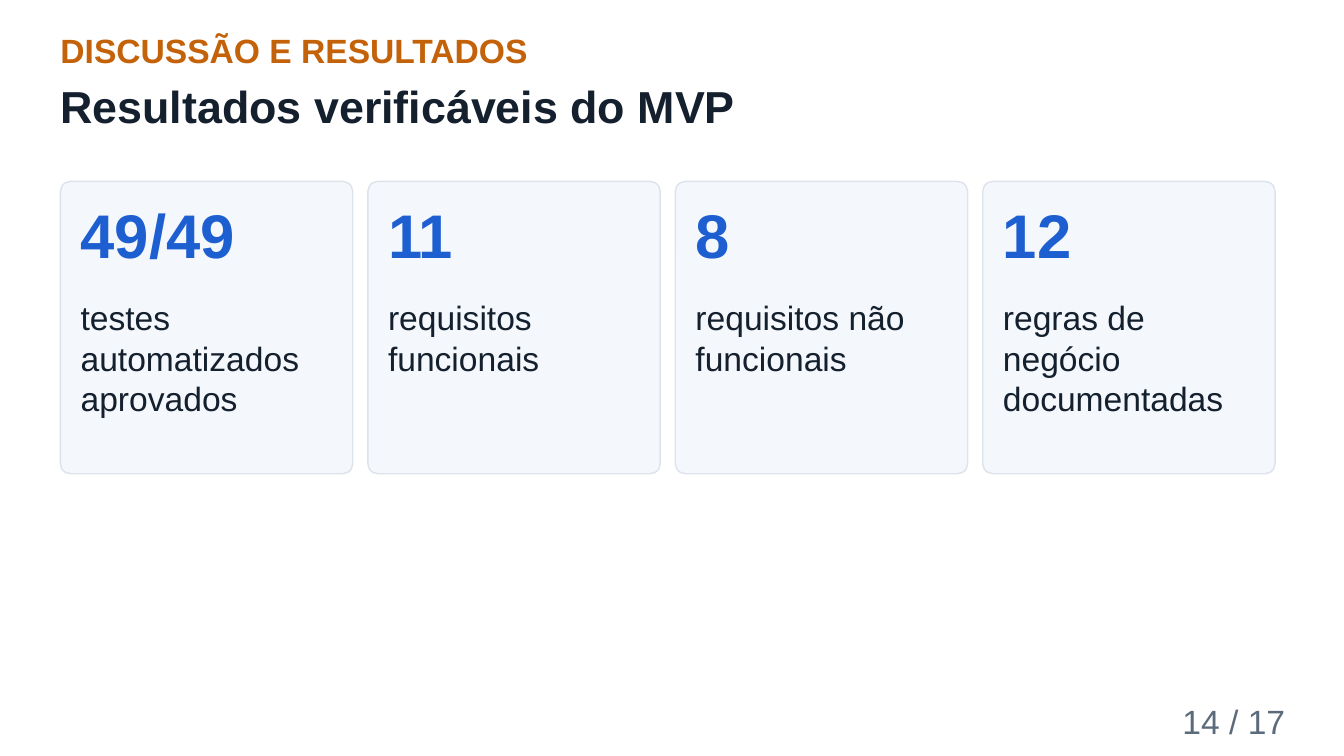
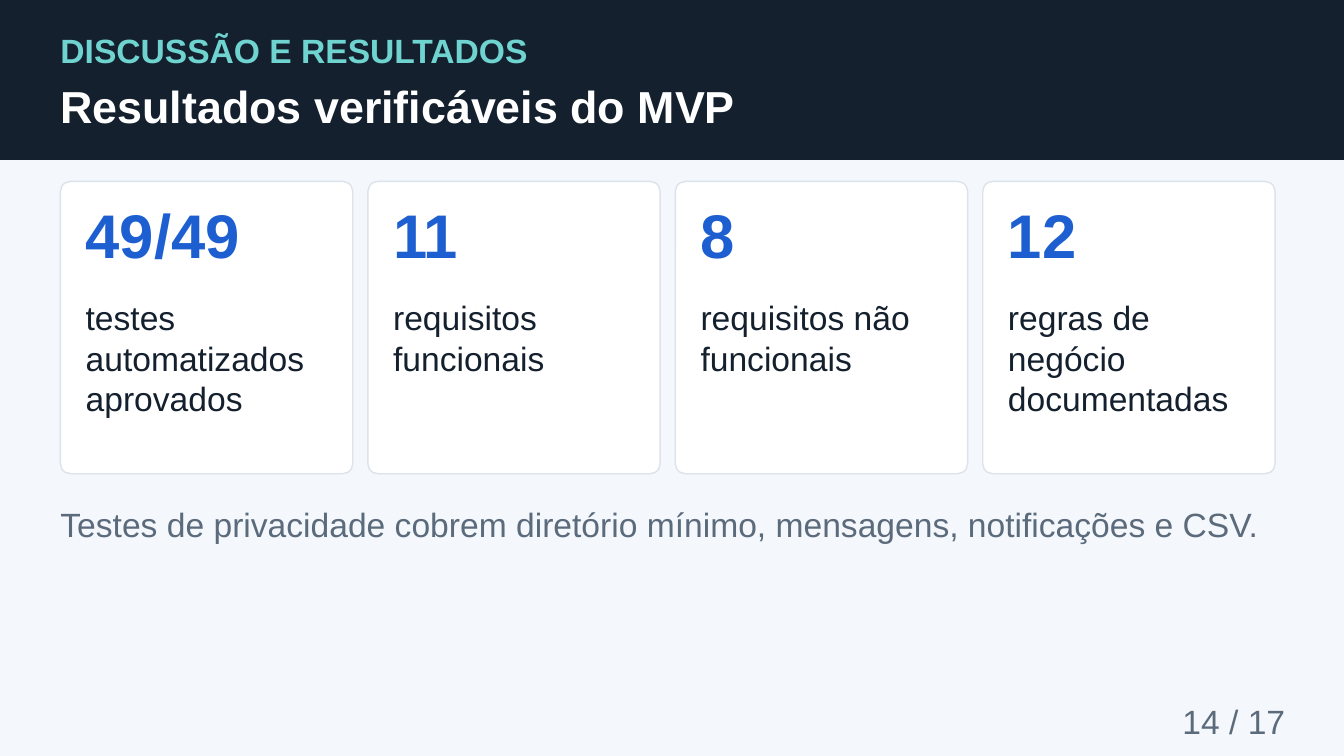
Before and after one commit to richaferreira/Safe_Student, a slide deck: slide 14 of slides/08_Apresentacao_Final_Safe_Student.pptx. Drawn at 1344x756 pixels with LibreOffice and Linux fonts; fonts in the diff are those of the drawing; background and template pictures are left out. Boxes give left, top, right and bottom in pixels: in the first picture for what was removed or moved away, otherwise in the second. Text is boxed around its words. In the diff, an @@ line names an element or a change of style, - is before the commit and + after.

```diff
--- a/slides/08_Apresentacao_Final_Safe_Student.pptx
+++ b/slides/08_Apresentacao_Final_Safe_Student.pptx
@@ background #FFFFFF to picture (left out) @@
@@ rectangle added at (0, 0, 1344, 159), fill #14202E, outline #14202E 1 pt @@
@@ text "DISCUSSÃO E RESULTADOS" at (60, 36, 527, 64): text colour #C4620A to #6FD3D0 @@
@@ text "Resultados verificáveis do MVP" at (60, 90, 735, 124): text colour #14202E to #FFFFFF @@
@@ fill #F4F7FB to #FFFFFF in 4 elements at (368, 181, 660, 474), (676, 181, 968, 474), (983, 181, 1275, 474), (60, 181, 353, 474) @@
@@ 4 texts: place and size @@
-4 texts at (81, 213, 1071, 260)
+4 texts at (86, 213, 1076, 260)
@@ text "testes automatizados aprovados": place and size @@
-text "testes automatizados aprovados" at (81, 308, 299, 418)
+text "testes automatizados aprovados" at (86, 308, 304, 418)
@@ text "requisitos funcionais": place and size @@
-text "requisitos funcionais" at (388, 305, 539, 372)
+text "requisitos funcionais" at (393, 305, 544, 372)
@@ text "requisitos não funcionais": place and size @@
-text "requisitos não funcionais" at (695, 305, 905, 372)
+text "requisitos não funcionais" at (701, 305, 910, 372)
@@ text "regras de negócio documentadas": place and size @@
-text "regras de negócio documentadas" at (1003, 305, 1223, 412)
+text "regras de negócio documentadas" at (1008, 305, 1228, 412)
@@ text added at (60, 512, 1258, 544), 24 pt, text #5B6B7C @@
+Testes de privacidade cobrem diretório mínimo, mensagens, notificações e CSV.
```
Also in this commit, not shown: 16 other slides changed, 2 other files.
